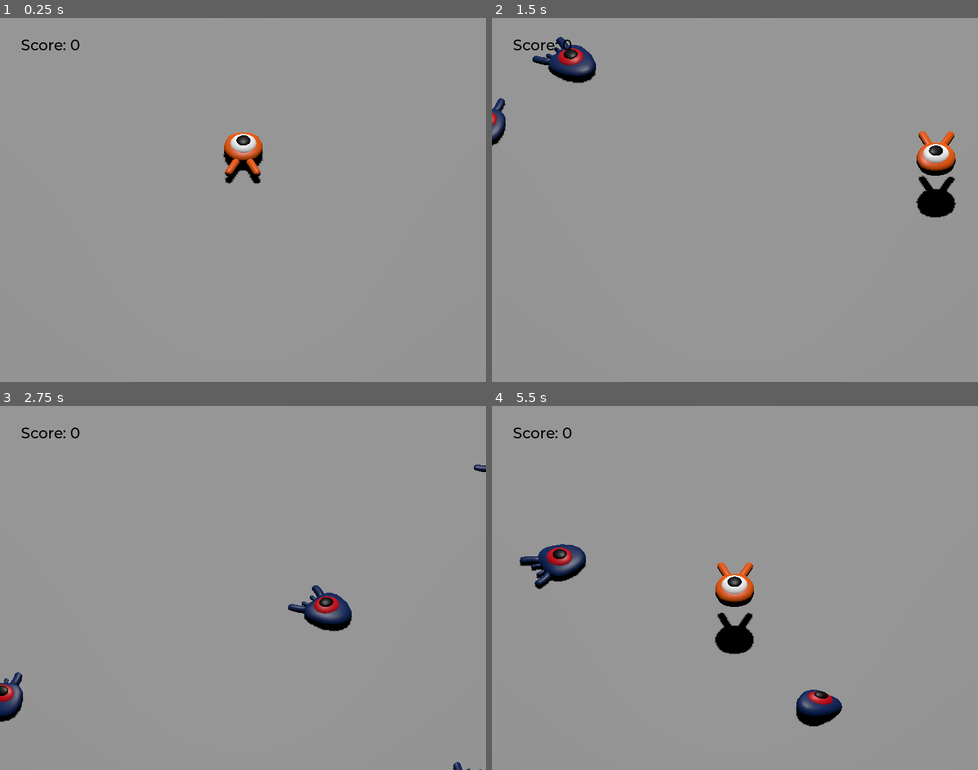
Above: before the commit, frames 1-4 (two rows, left to right).
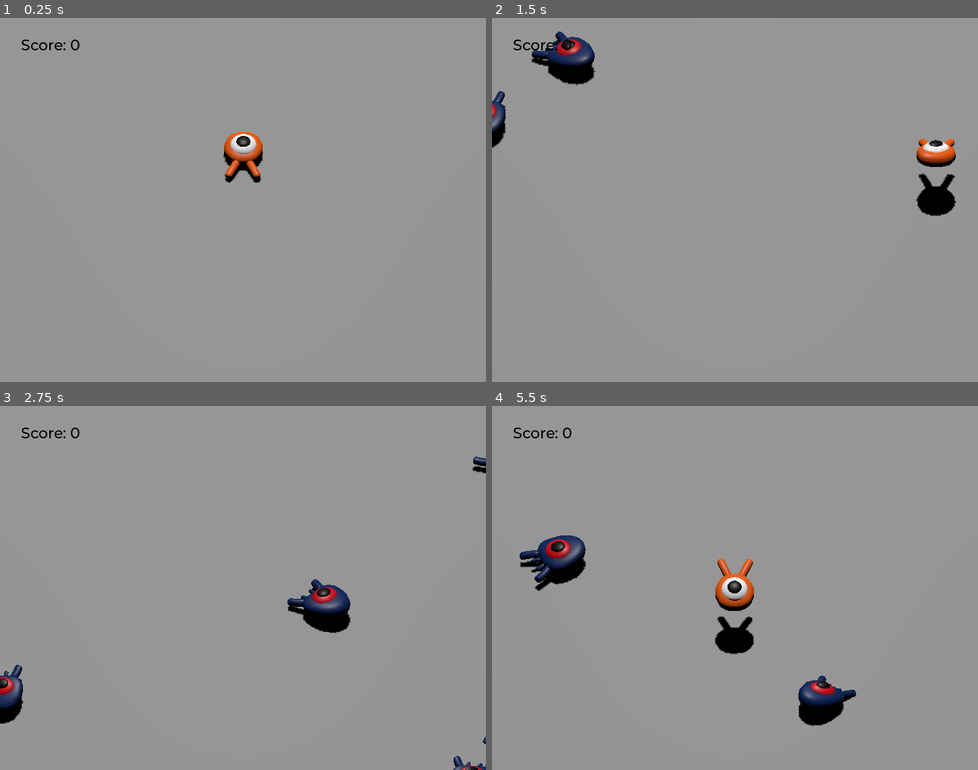
Above: after the commit, the same moments.

Repository: matheus-alpe/3d_squash_the_creep
Game: Godot game, scene res://main.tscn
Same seed, same stepped clock (60 frames per second), same inputs: the game is played once before the commit and once after it.
Inputs:
- Up to frame 1 (0.25 s): no input
- Up to frame 2 (1.5 s): tap Enter (ui_accept) at 0.5 s; hold Right (move_right) 0.53-1.28 s; tap Space (jump) at 0.6, 0.77, 1.07, 1.35 s; hold Down (move_back) from 1.28 s (still down)
- Up to frame 3 (2.75 s): tap Space (jump) at 1.52, 1.82, 2.1 s; release Down (move_back) at 2.03 s; hold Right (move_right) from 2.03 s (still down)
- Up to frame 4 (5.5 s): release Right (move_right) at 2.78 s; hold Up (move_forward) 2.78-3.53 s; tap Space (jump) at 2.85, 3.02, 3.32, 3.6, 3.77, 4.07, 4.35, 4.52, 4.82, 5.1 s; hold Left (move_left) 3.53-5.03 s; hold Down (move_back) from 5.03 s (still down)

The runs differ from the first frame. In frame 1, 0.3% of the frame differs, in the area x 46-55%, y 31-46%; in frame 2, 2.2%; in frame 3, 1.8%; in frame 4, 2.8%, in the area x 5-75%, y 35-89%.

Commit message:
feat: finished game

Diff:
--- /dev/null
+++ b/MusicPlayer.tscn
@@ -0,0 +1,7 @@
+[gd_scene load_steps=2 format=3 uid="uid://d2gw1hih8drsw"]
+
+[ext_resource type="AudioStream" uid="uid://fhuk10xceco3" path="res://art/House In a Forest Loop.ogg" id="1_fgd0p"]
+
+[node name="MusicPlayer" type="AudioStreamPlayer"]
+stream = ExtResource("1_fgd0p")
+autoplay = true
--- a/mob.gd
+++ b/mob.gd
@@ -11,7 +11,7 @@
 func _physics_process(_delta: float):
 	move_and_slide()
 
-# This function will be called from the Main scene.
+# This function will be called from the Main scene.0.402
 func initialize(start_position: Vector3, player_position: Vector3):
 	# We position the mob by placing it at start_position
 	# and rotate it towards player_position, so it looks at the player.
@@ -28,6 +28,8 @@
 	# in order to move in the direction the mob is looking.
 	velocity = velocity.rotated(Vector3.UP, rotation.y)
 
+	$AnimationMob.speed_scale = random_speed / min_speed
+
 
 # This function will be called when the mob leaves the screen and destroys it.
 func _on_visible_on_screen_notifier_3d_screen_exited():
--- a/mob.tscn
+++ b/mob.tscn
@@ -1,10 +1,72 @@
-[gd_scene load_steps=4 format=3 uid="uid://vn12dnehm3ri"]
+[gd_scene load_steps=7 format=3 uid="uid://vn12dnehm3ri"]
 
 [ext_resource type="PackedScene" uid="uid://j2axxkwkbhjv" path="res://art/mob.glb" id="1_bpbhi"]
 [ext_resource type="Script" path="res://mob.gd" id="1_y4axw"]
 
 [sub_resource type="BoxShape3D" id="BoxShape3D_tkdlm"]
 size = Vector3(1.57123, 1.06264, 2.12574)
+
+[sub_resource type="Animation" id="Animation_ay5u7"]
+resource_name = "float"
+length = 1.2
+loop_mode = 1
+tracks/0/type = "value"
+tracks/0/imported = false
+tracks/0/enabled = true
+tracks/0/path = NodePath("Pivot/Character:position")
+tracks/0/interp = 1
+tracks/0/loop_wrap = true
+tracks/0/keys = {
+"times": PackedFloat32Array(0.3, 0.7, 1.2),
+"transitions": PackedFloat32Array(0.450625, 2.73208, 1),
+"update": 0,
+"values": [Vector3(0, 0.505007, 0), Vector3(0, 0.65, 0), Vector3(0, 0.35, 0)]
+}
+tracks/1/type = "value"
+tracks/1/imported = false
+tracks/1/enabled = true
+tracks/1/path = NodePath("Pivot/Character:rotation")
+tracks/1/interp = 1
+tracks/1/loop_wrap = true
+tracks/1/keys = {
+"times": PackedFloat32Array(0.1, 0.5, 1.2),
+"transitions": PackedFloat32Array(0.450625, 2.73208, 1),
+"update": 0,
+"values": [Vector3(0, 0, 0), Vector3(0.139626, 0, 0), Vector3(-0.15708, 0, 0)]
+}
+
+[sub_resource type="Animation" id="Animation_ss55r"]
+length = 0.001
+tracks/0/type = "value"
+tracks/0/imported = false
+tracks/0/enabled = true
+tracks/0/path = NodePath("Pivot/Character:position")
+tracks/0/interp = 1
+tracks/0/loop_wrap = true
+tracks/0/keys = {
+"times": PackedFloat32Array(0),
+"transitions": PackedFloat32Array(1),
+"update": 0,
+"values": [Vector3(0, 0.505007, 0)]
+}
+tracks/1/type = "value"
+tracks/1/imported = false
+tracks/1/enabled = true
+tracks/1/path = NodePath("Pivot/Character:rotation")
+tracks/1/interp = 1
+tracks/1/loop_wrap = true
+tracks/1/keys = {
+"times": PackedFloat32Array(0),
+"transitions": PackedFloat32Array(1),
+"update": 0,
+"values": [Vector3(0, 0, 0)]
+}
+
+[sub_resource type="AnimationLibrary" id="AnimationLibrary_0icim"]
+_data = {
+"RESET": SubResource("Animation_ss55r"),
+"float": SubResource("Animation_ay5u7")
+}
 
 [node name="Mob" type="CharacterBody3D" groups=["mob"]]
 transform = Transform3D(1, 0, 0, 0, 1, 0, 0, 0, 1, 0, 0.29187, 0)
@@ -16,6 +78,7 @@
 [node name="Pivot" type="Node3D" parent="."]
 
 [node name="Character" parent="Pivot" instance=ExtResource("1_bpbhi")]
+transform = Transform3D(1, 0, 0, 0, 1, 0, 0, 0, 1, 0, 0.505007, 0)
 
 [node name="CollisionShape3D" type="CollisionShape3D" parent="."]
 transform = Transform3D(1, 0, 0, 0, 1, 0, 0, 0, 1, 0, 0.339833, -0.0806885)
@@ -25,4 +88,10 @@
 transform = Transform3D(1, 0, 0, 0, 1, 0, 0, 0, 1, 0, 0.302108, 0.269784)
 aabb = AABB(-1.25491, -0.566414, -1.7579, 2.50982, 1.24708, 3.51581)
 
+[node name="AnimationMob" type="AnimationPlayer" parent="."]
+autoplay = "float"
+libraries = {
+"": SubResource("AnimationLibrary_0icim")
+}
+
 [connection signal="screen_exited" from="VisibleOnScreenNotifier3D" to="." method="_on_visible_on_screen_notifier_3d_screen_exited"]
--- a/player.gd
+++ b/player.gd
@@ -34,6 +34,9 @@
 	if direction != Vector3.ZERO:
 		direction = direction.normalized()
 		$Pivot.look_at(position + direction, Vector3.UP)
+		$AnimationPlayer.speed_scale = 4
+	else:
+		$AnimationPlayer.speed_scale = 1
 
 	# Ground Velocity
 	target_velocity.x = direction.x * speed
@@ -66,6 +69,7 @@
 	# Moving the Character
 	velocity = target_velocity
 	move_and_slide()
+	$Pivot.rotation.x = PI / 6 * velocity.y / jump_impulse
 
 func die():
 	hit.emit()
--- a/player.tscn
+++ b/player.tscn
@@ -9,6 +9,68 @@
 [sub_resource type="CylinderShape3D" id="CylinderShape3D_cwiw0"]
 height = 0.288083
 radius = 1.05944
+
+[sub_resource type="Animation" id="Animation_ay5u7"]
+resource_name = "float"
+length = 1.2
+loop_mode = 1
+tracks/0/type = "value"
+tracks/0/imported = false
+tracks/0/enabled = true
+tracks/0/path = NodePath("Pivot/Character:position")
+tracks/0/interp = 1
+tracks/0/loop_wrap = true
+tracks/0/keys = {
+"times": PackedFloat32Array(0.3, 0.7, 1.2),
+"transitions": PackedFloat32Array(0.450625, 2.73208, 1),
+"update": 0,
+"values": [Vector3(0, 0.505007, 0), Vector3(0, 0.65, 0), Vector3(0, 0.35, 0)]
+}
+tracks/1/type = "value"
+tracks/1/imported = false
+tracks/1/enabled = true
+tracks/1/path = NodePath("Pivot/Character:rotation")
+tracks/1/interp = 1
+tracks/1/loop_wrap = true
+tracks/1/keys = {
+"times": PackedFloat32Array(0.1, 0.5, 1.2),
+"transitions": PackedFloat32Array(0.450625, 2.73208, 1),
+"update": 0,
+"values": [Vector3(0, 0, 0), Vector3(0.139626, 0, 0), Vector3(-0.15708, 0, 0)]
+}
+
+[sub_resource type="Animation" id="Animation_ss55r"]
+length = 0.001
+tracks/0/type = "value"
+tracks/0/imported = false
+tracks/0/enabled = true
+tracks/0/path = NodePath("Pivot/Character:position")
+tracks/0/interp = 1
+tracks/0/loop_wrap = true
+tracks/0/keys = {
+"times": PackedFloat32Array(0),
+"transitions": PackedFloat32Array(1),
+"update": 0,
+"values": [Vector3(0, 0.505007, 0)]
+}
+tracks/1/type = "value"
+tracks/1/imported = false
+tracks/1/enabled = true
+tracks/1/path = NodePath("Pivot/Character:rotation")
+tracks/1/interp = 1
+tracks/1/loop_wrap = true
+tracks/1/keys = {
+"times": PackedFloat32Array(0),
+"transitions": PackedFloat32Array(1),
+"update": 0,
+"values": [Vector3(0, 0, 0)]
+}
+
+[sub_resource type="AnimationLibrary" id="AnimationLibrary_0icim"]
+_data = {
+"RESET": SubResource("Animation_ss55r"),
+"float": SubResource("Animation_ay5u7")
+}
 
 [node name="Player" type="CharacterBody3D"]
 collision_mask = 6
@@ -33,4 +95,10 @@
 transform = Transform3D(1, 0, 0, 0, 1, 0, 0, 0, 1, 0, 0.997981, 0)
 shape = SubResource("CylinderShape3D_cwiw0")
 
+[node name="AnimationPlayer" type="AnimationPlayer" parent="."]
+autoplay = "float"
+libraries = {
+"": SubResource("AnimationLibrary_0icim")
+}
+
 [connection signal="body_entered" from="MobDetector" to="." method="_on_mob_detector_body_entered"]
--- a/project.godot
+++ b/project.godot
@@ -14,6 +14,10 @@
 run/main_scene="res://main.tscn"
 config/features=PackedStringArray("4.1")
 config/icon="res://icon.png"
+
+[autoload]
+
+MusicPlayer="*res://MusicPlayer.tscn"
 
 [display]
 
Not shown: 1 places in player.tscn that only renumber resources
